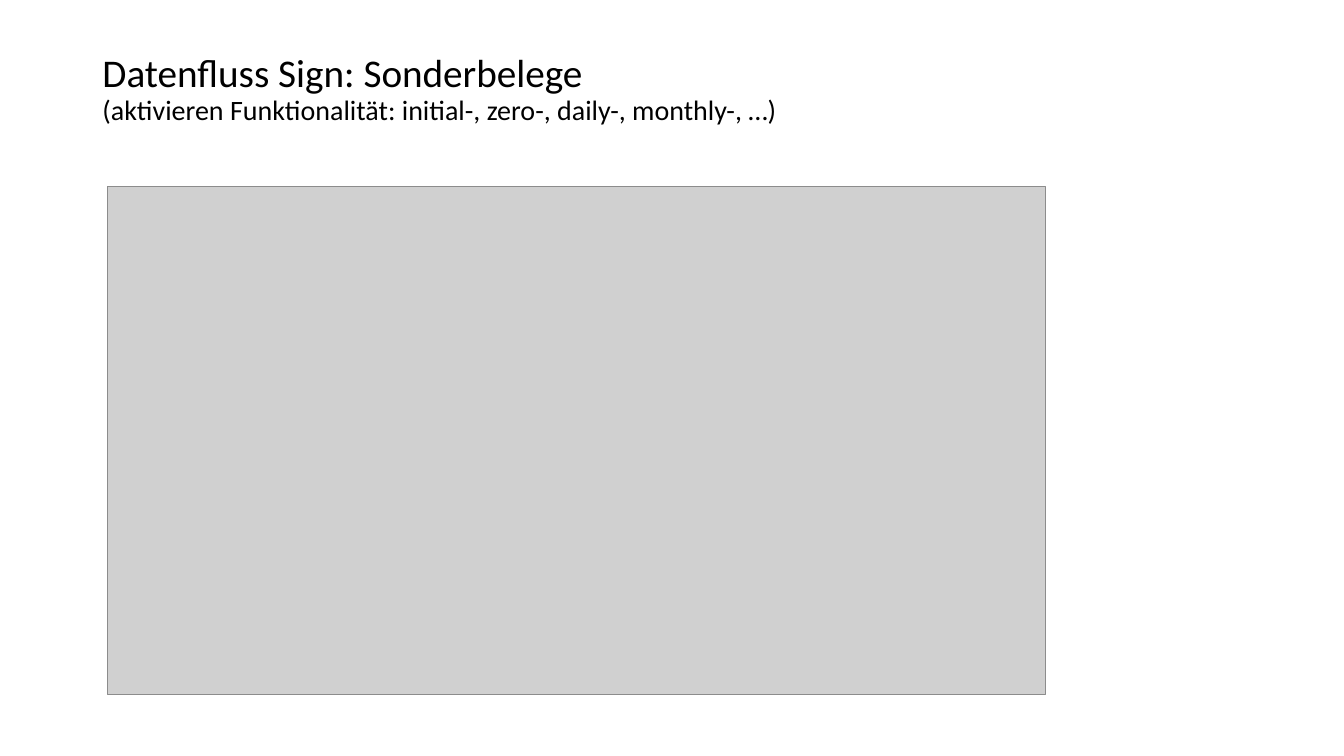
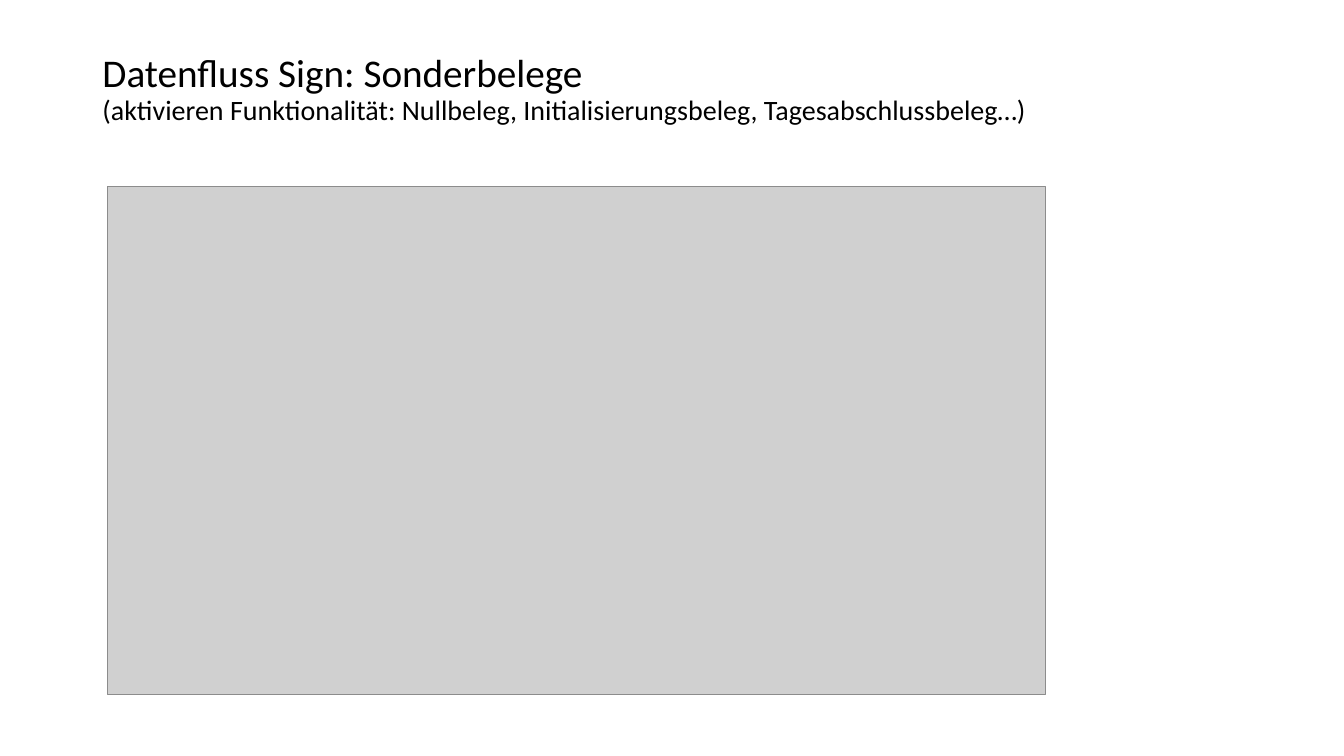
Before and after one commit to fiskaltrust/productdescription-de-doc, a slide deck: slide 11 of for-poscreators/presentation/onboarding_de.pptx. Drawn at 1344x756 pixels with LibreOffice and Linux fonts; fonts in the diff are those of the drawing; grey boxes stand for pictures. Boxes give left, top, right and bottom in pixels: in the first picture for what was removed or moved away, otherwise in the second. Text is boxed around its words. In the diff, an @@ line names an element or a change of style, - is before the commit and + after.

```diff
--- a/for-poscreators/presentation/onboarding_de.pptx
+++ b/for-poscreators/presentation/onboarding_de.pptx
@@ title at [102,59,1026,125]: text changed @@
-Datenfluss Sign: Sonderbelege
-(aktivieren Funktionalität: initial-, zero-, daily-, monthly-, …)
+Datenfluss Sign: Sonderbelege
+(aktivieren Funktionalität: Nullbeleg, Initialisierungsbeleg, Tagesabschlussbeleg…)
```
Also in this commit, not shown: 3 other slides changed, 2 other files.
